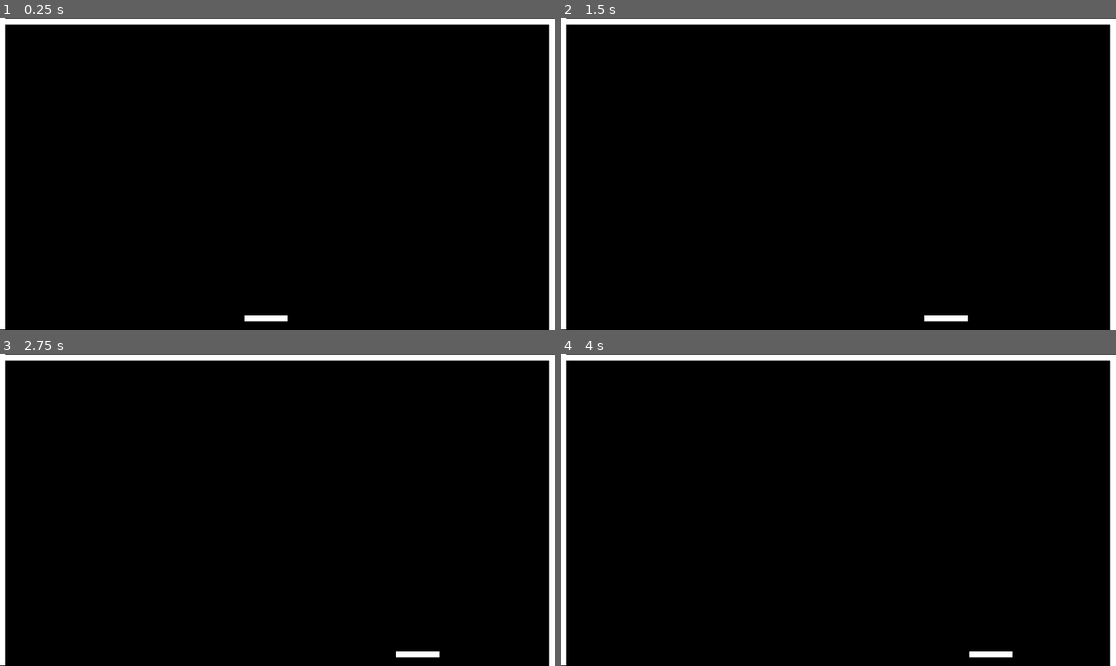
Above: before the commit, frames 1-4 (two rows, left to right).
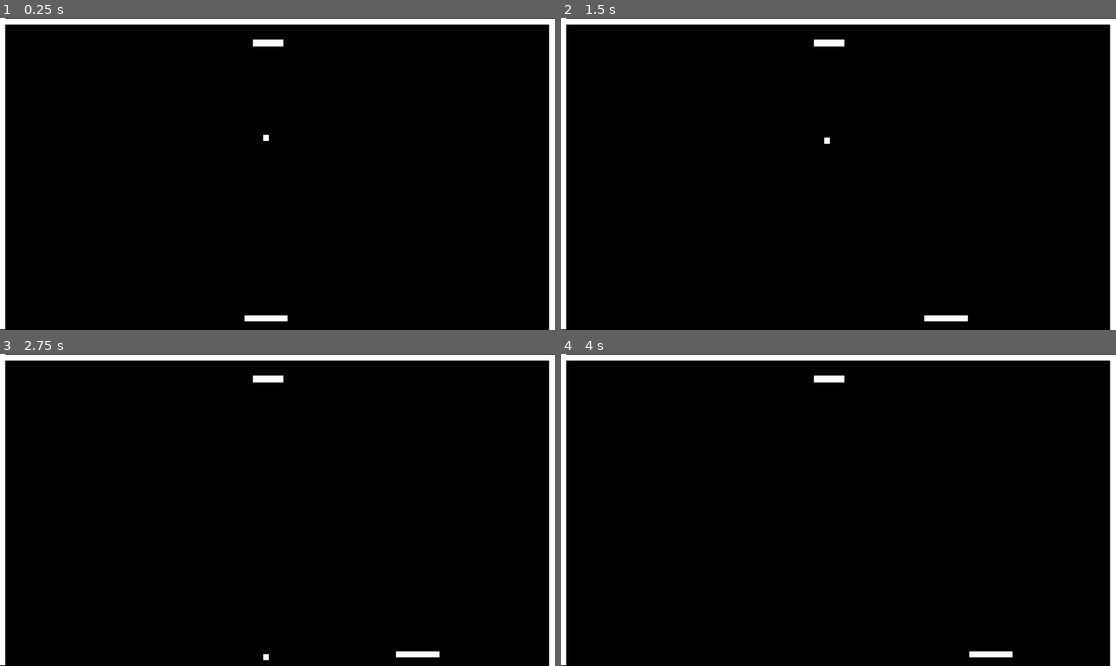
Above: after the commit, the same moments.

Repository: SecretShinobi/20-game-challenge-breakout
Game: Godot game, scene res://game.tscn
The game is run twice, just before and just after one commit, with the same random seed, the same clock (stepped at 60 frames per second) and the same inputs.
Inputs:
- Up to frame 1 (0.25 s): no input
- Up to frame 2 (1.5 s): tap Enter at 0.5 s; hold D (player_move_right) 0.53-1.28 s; tap Space at 1.25 s; hold A (player_move_left) from 1.28 s (still down)
- Up to frame 3 (2.75 s): tap Enter at 2 s; release A (player_move_left) at 2.03 s; hold D (player_move_right) from 2.03 s (still down)
- Up to frame 4 (4 s): tap Space at 2.75 s; tap Enter at 3.5 s; release D (player_move_right) at 3.53 s; hold A (player_move_left) from 3.53 s (still down)

The runs differ from the first frame. In frame 1, 0.1% of the frame differs, in the area x 45-52%, y 6-40%; in frame 2, 0.1%; in frame 3, 0.1%; in frame 4, 0.1%.

Commit message:
setting up game
setting up the base of the breakout game

Diff:
--- a/Game/Ball/ball.gd
+++ b/Game/Ball/ball.gd
@@ -8,7 +8,7 @@
 
 # Called when the node enters the scene tree for the first time.
 func _ready():
-	set_velocity(Vector2(-500.0, 0.0))
+	set_velocity(Vector2(0.0, -500.0))
 
 
 # Called every frame. 'delta' is the elapsed time since the previous frame.
@@ -18,15 +18,15 @@
 		velocity = velocity.bounce(collision.get_normal())
 		# Change the bounce angle if ball hits paddle based on dist. from center
 		if collision.get_collider() is CharacterBody2D:
-			var ball_y: float = get_global_position().y
-			var paddle_y: float = collision.get_collider().get_global_position().y
+			var ball_x: float = get_global_position().x
+			var paddle_x: float = collision.get_collider().get_global_position().x
 			#velocity.x *= 1.1 # Increase speed for each bounce
-			velocity.y = (ball_y - paddle_y) * 5
+			velocity.x = (ball_x - paddle_x) * 5
 
 
 func reset_ball():
 	set_position(Vector2(0.0, 0.0))
-	set_velocity(Vector2(velocity.x, 0.0))
+	set_velocity(Vector2(velocity.y, 0.0))
 
 
 # Signal Methods
--- /dev/null
+++ b/Game/Brick/brick.gd
@@ -0,0 +1,12 @@
+class_name Brick
+extends StaticBody2D
+
+
+# Called when the node enters the scene tree for the first time.
+func _ready():
+	pass # Replace with function body.
+
+
+# Called every frame. 'delta' is the elapsed time since the previous frame.
+func _process(delta):
+	pass
--- /dev/null
+++ b/Game/Brick/brick.tscn
@@ -0,0 +1,18 @@
+[gd_scene load_steps=3 format=3 uid="uid://c5f4cxde0iwve"]
+
+[ext_resource type="Script" path="res://Game/Brick/brick.gd" id="1_xj71w"]
+
+[sub_resource type="RectangleShape2D" id="RectangleShape2D_pfrgp"]
+size = Vector2(106, 24)
+
+[node name="Brick" type="StaticBody2D"]
+script = ExtResource("1_xj71w")
+
+[node name="ColorRect" type="ColorRect" parent="."]
+offset_left = -53.0
+offset_top = -12.0
+offset_right = 53.0
+offset_bottom = 12.0
+
+[node name="CollisionShape2D" type="CollisionShape2D" parent="."]
+shape = SubResource("RectangleShape2D_pfrgp")
--- a/Game/Net/net.tscn
+++ /dev/null
@@ -1,9 +0,0 @@
-[gd_scene load_steps=2 format=3 uid="uid://1enng0tjtprj"]
-
-[sub_resource type="RectangleShape2D" id="RectangleShape2D_a0rmr"]
-size = Vector2(164, 1073)
-
-[node name="Net" type="Area2D"]
-
-[node name="CollisionShape2D" type="CollisionShape2D" parent="."]
-shape = SubResource("RectangleShape2D_a0rmr")
--- a/Game/game.gd
+++ b/Game/game.gd
@@ -1,21 +1,9 @@
-class_name PongGame
+class_name BreakoutGame
 extends Node2D
 
 
 # Variables
-var left_score: int = 0
-var right_score: int = 0
+var score: int = 0
 
 
 # Signals
-signal player_scored(left, right)
-
-
-func _on_left_net_body_entered(body):
-	right_score += 1
-	player_scored.emit(left_score, right_score)
-
-
-func _on_right_net_body_entered(body):
-	left_score += 1
-	player_scored.emit(left_score, right_score)
--- a/game.tscn
+++ b/game.tscn
@@ -1,8 +1,10 @@
-[gd_scene load_steps=4 format=3 uid="uid://bqk0p8n50tqwi"]
+[gd_scene load_steps=6 format=3 uid="uid://bqk0p8n50tqwi"]
 
 [ext_resource type="PackedScene" uid="uid://bvnwcf8swnk2u" path="res://Game/barrier.tscn" id="1_173ey"]
+[ext_resource type="PackedScene" uid="uid://c5f4cxde0iwve" path="res://Game/Brick/brick.tscn" id="2_8eixp"]
 [ext_resource type="PackedScene" uid="uid://cvh7e7lowss2b" path="res://Game/Paddles/paddle.tscn" id="2_wg8dh"]
 [ext_resource type="Script" path="res://Game/Paddles/player.gd" id="3_5k4p7"]
+[ext_resource type="PackedScene" uid="uid://cfnoyoj8fxsam" path="res://Game/Ball/ball.tscn" id="5_snabk"]
 
 [node name="Game" type="Node2D"]
 position = Vector2(920, 540)
@@ -32,7 +34,13 @@
 
 [node name="Bricks" type="Node2D" parent="."]
 
+[node name="StaticBody2D" parent="Bricks" instance=ExtResource("2_8eixp")]
+position = Vector2(8, -454)
+
 [node name="Paddle" parent="." instance=ExtResource("2_wg8dh")]
 position = Vector2(0, 500)
 rotation = 1.5708
+motion_mode = 1
 script = ExtResource("3_5k4p7")
+
+[node name="Ball" parent="." instance=ExtResource("5_snabk")]
